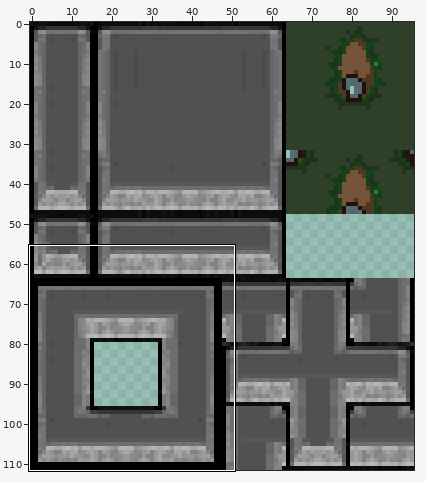
Sprite sheet -- Assets/Art/Buildings/Walls/Resources/DefaultWalls.png. Above: a wide view before the commit, with the close-up outlined.
Close-up. First the earlier version:
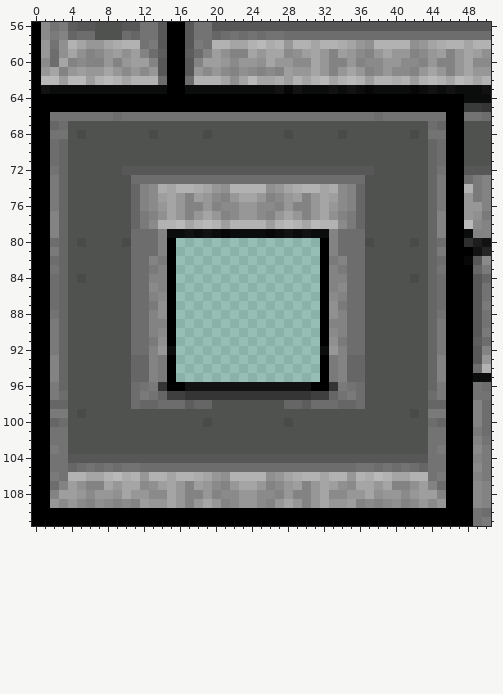
The file is 96x112 pixels. Colours within 5 levels of each other are drawn and written as one. Shown: x 0..50, y 56..111.
New version:
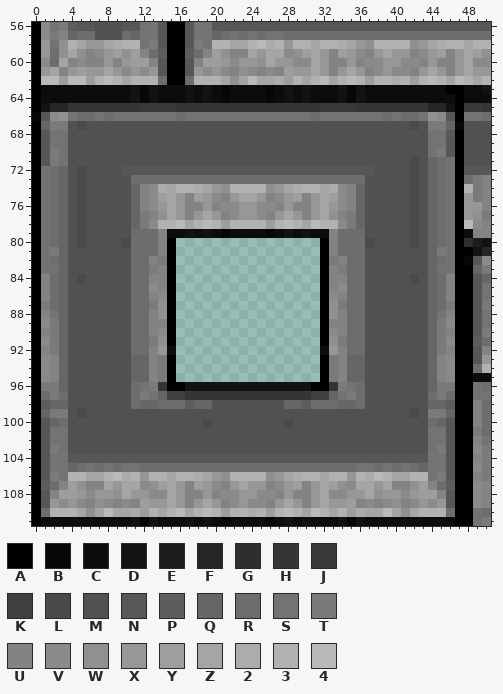
Palette (. is transparent): A #000000  B #070707  C #0b0d0c  D #121212  E #1d1d1d  F #252525  G #2e2e2e  H #353535  J #393b3a  K #3f3f3f  L #494b48  M #50524f  N #575757  P #5d5d5d  Q #666666  R #6d6d6d  S #737373  T #7a7a7a  U #838383  V #8a8a8a  W #909090  X #979797  Y #9e9e9e  Z #a5a5a5  2 #acacac  3 #b2b2b2  4 #b9b9b9
Change:
Colour 2 replaces colour A in row 110 at x 11, 24 and 36.
Colour 3 replaces colour A in row 110 at x 2 to 4, 13, 15, 18, 20, 22 to 23, 25, 27, 29, 32, 34 and 43 to 45.
Colour 4 replaces colour A in row 110 at x 8, 16, 19, 28, 31 and 39.
Colour A replaces colour C in row 63 at x 47.
Colour A replaces colour D in row 63 at x 46.
Colour B replaces colour A in row 64 at x 12, 21, 26 and 35; in row 66 at x 0; in row 67 at x 47; in row 111 at x 12, 21, 26 and 35.
Colour B replaces colour C in row 63 at x 12, 21 and 26.
Colour B replaces colour D in row 63 at x 35.
Colour C replaces colour A in row 63 at x 15 to 16; in row 64 at x 1 to 10, 14 to 16, 18, 20, 22 to 25, 27, 29, 31 to 33 and 37 to 46; in row 111 at x 1 to 10, 14 to 16, 18, 20, 22 to 25, 27, 29, 31 to 33 and 37 to 46.
Colour C replaces colour B in row 63 at x 37 and 42.
Colour C replaces colour D in row 63 at x 1, 27, 29, 33 and 44.
Colour D replaces colour A in row 64 at x 11, 13, 17, 19, 28, 30, 34 and 36; in row 65 at x 1 and 46; in row 111 at x 11, 13, 17, 19, 28, 30, 34 and 36.
Colour D replaces colour B in row 63 at x 28.
Colour D replaces colour C in row 63 at x 11, 13, 17, 19, 30, 34 and 36.
Colour F replaces colour A in row 65 at x 2 to 3 and 44 to 45.
Colour H replaces colour A in row 65 at x 4 to 11, 16 to 31 and 36 to 43.
Colour J replaces colour A in row 65 at x 12 to 15 and 32 to 35.
Colour L replaces colour M in row 67 at x 5 and 42; in row 71 at x 42; in rows 72 to 79 at x 5 and 42.
Colour M replaces colour L in row 68 at x 5, 13, 19, 28, 34 and 42.
Colour N replaces colour A in row 66 at x 1 and 46; in rows 68 to 70 at x 1 and 46; in row 71 at x 1; in rows 100 to 106 at x 1 and 46; in rows 108 to 109 at x 1 and 46.
Colour P replaces colour A in row 98 at x 1 and 46; in row 107 at x 1 and 46.
Colour Q replaces colour A in row 67 at x 1 and 46; in row 99 at x 1 and 46.
Colour R replaces colour A in row 97 at x 1 and 46; in row 110 at x 1 and 46.
Colour R replaces colour S in row 66 at x 5 to 6, 8, 16, 31, 39 and 41 to 42; in row 72 at x 2 and 45.
Colour R replaces colour T in rows 73 to 76 at x 2 and 45.
Colour R replaces colour U in rows 77 to 79 at x 2 and 45.
Colour S replaces colour A in row 71 at x 46; in rows 72 to 83 at x 1 and 46.
Colour S replaces colour Q in rows 69 to 70 at x 3 and 44; in row 71 at x 3.
Colour S replaces colour R in row 66 at x 9 and 38; in row 69 at x 2 and 45.
Colour T replaces colour A in row 87 at x 1 and 46; in row 96 at x 1 and 46.
Colour T replaces colour Q in row 67 at x 2 and 45.
Colour T replaces colour R in row 67 at x 3 and 44; in row 70 at x 2 and 45; in row 71 at x 2.
Colour U replaces colour A in rows 84 to 86 at x 1 and 46; in row 88 at x 1 and 46; in row 90 at x 1 and 46; in row 92 at x 1 and 46.
Colour V replaces colour A in row 89 at x 1 and 46; in row 91 at x 1 and 46; in rows 93 to 95 at x 1 and 46.
Colour V replaces colour S in row 66 at x 2 and 45.
Colour V replaces colour X in row 109 at x 24.
Colour W replaces colour A in row 110 at x 6 and 41.
Colour W replaces colour S in row 66 at x 3 and 44.
Colour X replaces colour Z in row 107 at x 24.
Colour Y replaces colour A in row 110 at x 12, 21, 26 and 35.
Colour Z replaces colour A in row 110 at x 5, 7, 9 to 10, 14, 17, 30, 33, 37 to 38, 40 and 42.
Pixel boxes of the changes (left, top, right, bottom) in both close-ups:
changed: (32, 85, 464, 526)
